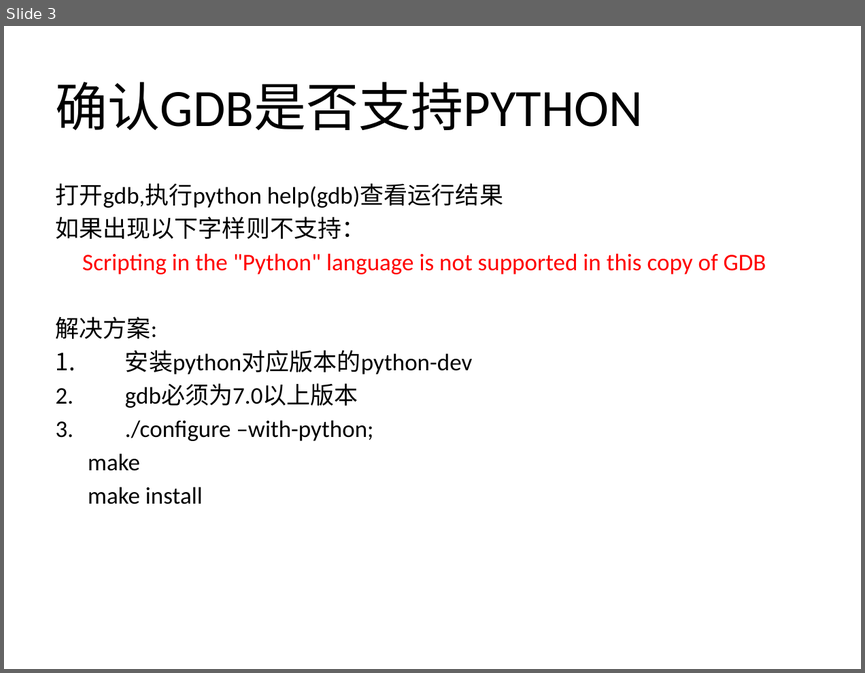
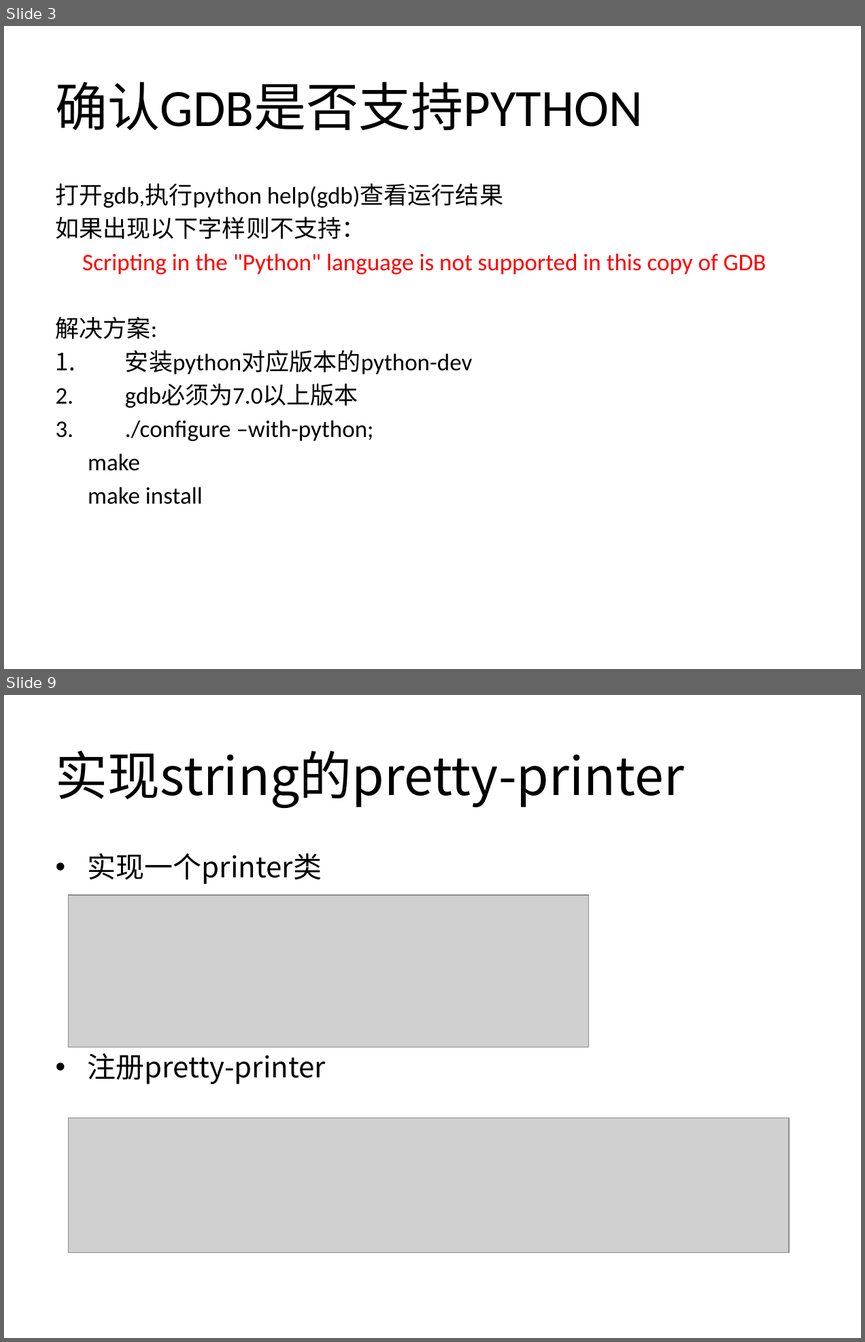
Before and after one commit to mir1128/GDBTraining, a slide deck: session3/Debugging Workshop 3.pptx. Shown one above the other, each under a label of ours: slide 3 before the commit, slides 3 and 9 after it; the slides between them are not shown. The pictures are 865x673 and 865x1342 pixels, drawn with LibreOffice and Linux fonts; fonts in the diff are those of the drawing; grey boxes stand for pictures. Boxes give left, top, right and bottom in pixels: in the first picture for what was removed or moved away, otherwise in the second. Text is boxed around its words. In the diff, an @@ line names an element or a change of style, - is before the commit and + after.

```diff
--- a/session3/Debugging Workshop 3.pptx
+++ b/session3/Debugging Workshop 3.pptx
@@ slide 9 added at (4, 695, 861, 1338), background #FFFFFF @@
@@ title added at (56, 751, 684, 808), 44 pt, text #000000 @@
+实现string的pretty-printer
@@ text added at (88, 853, 326, 1084), 24 pt, text #000000 @@
+• 实现一个printer类
+• 注册pretty-printer
@@ picture added at (68, 895, 588, 1047) @@
@@ picture added at (68, 1117, 789, 1252) @@
```
Also in this commit, not shown: 1 slide changed, 7 other slides added, 2 other files.
